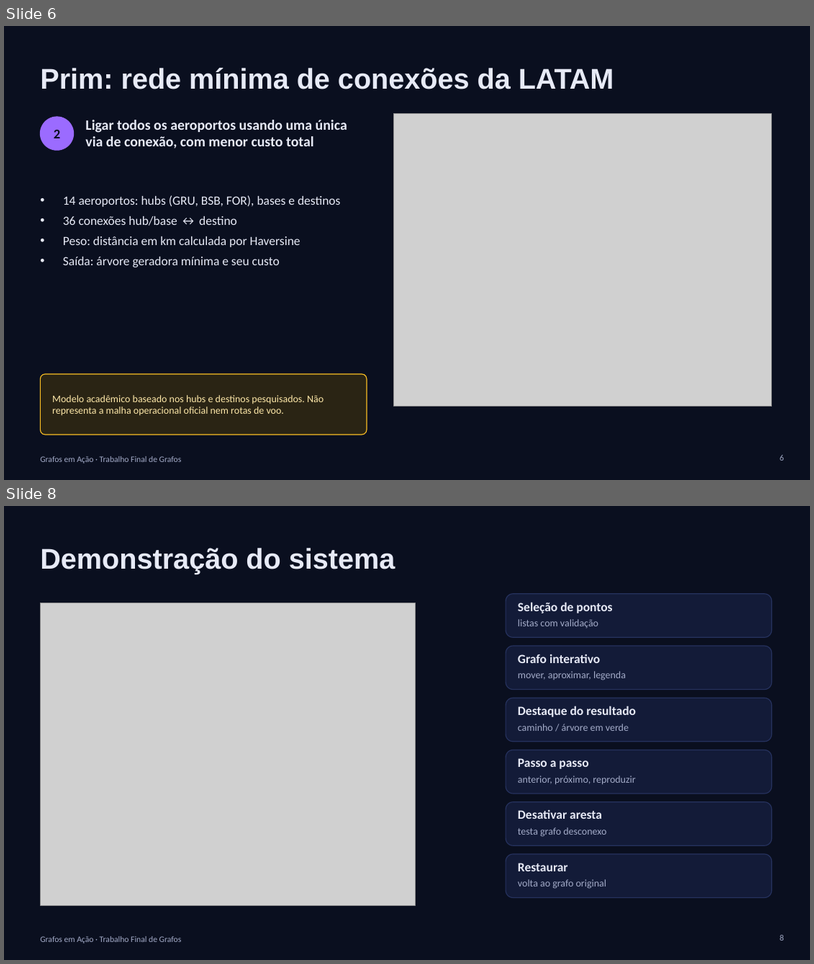
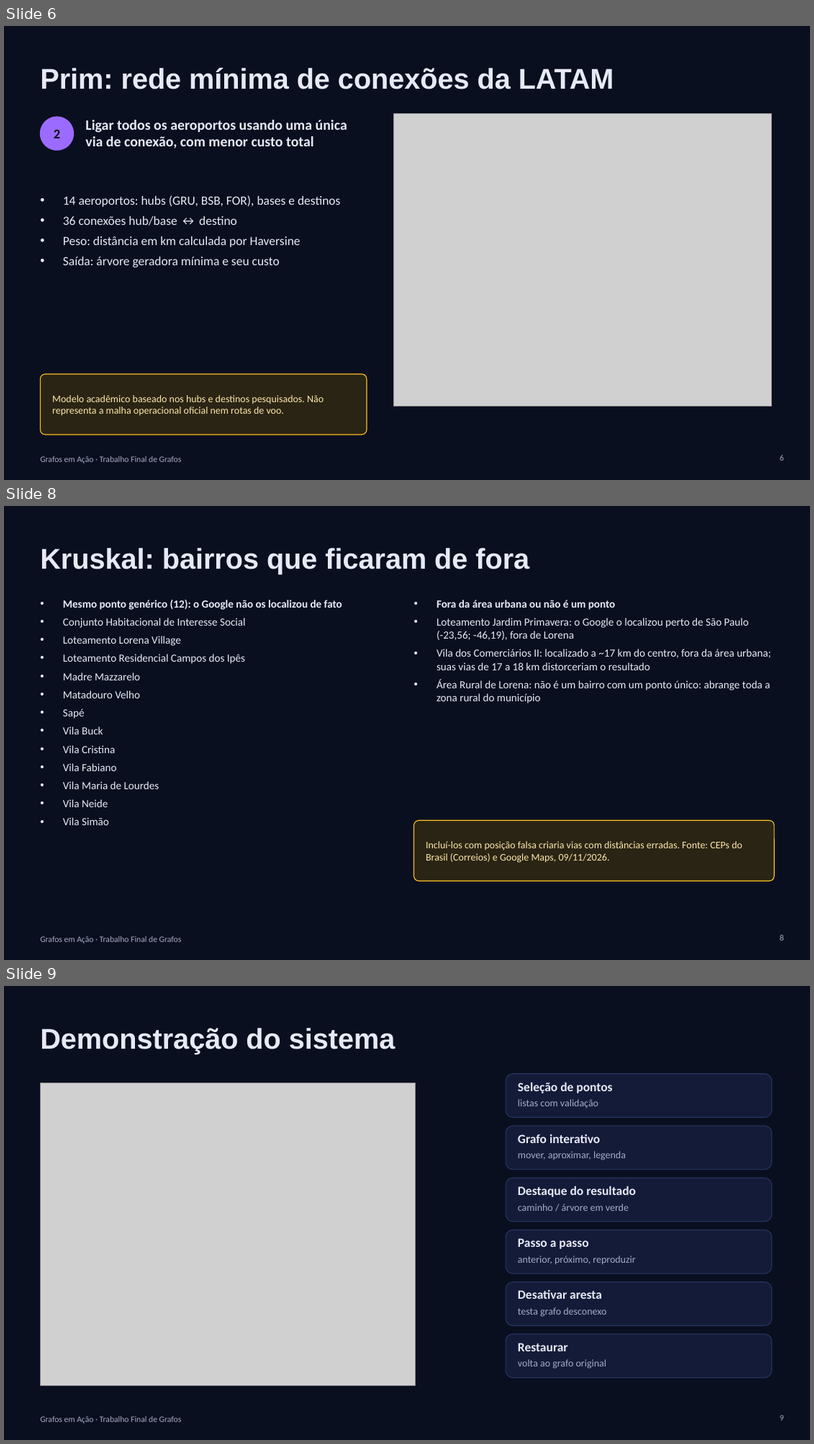
Before and after one commit to Martonidaz/Grafos-em-Acao, a slide deck: docs/Grafos_em_Acao_Apresentacao.pptx. Shown one above the other, each under a label of ours: slides 6 and 8 before the commit, slides 6, 8 and 9 after it; the slides between them are not shown. The pictures are 814x964 and 814x1444 pixels, drawn with LibreOffice and Linux fonts; fonts in the diff are those of the drawing; grey boxes stand for pictures. Boxes give left, top, right and bottom in pixels: in the first picture for what was removed or moved away, otherwise in the second. Text is boxed around its words. In the diff, an @@ line names an element or a change of style, - is before the commit and + after.

```diff
--- a/docs/Grafos_em_Acao_Apresentacao.pptx
+++ b/docs/Grafos_em_Acao_Apresentacao.pptx
@@ slide 8 added at [4, 506, 810, 960], background #0A0F1F; not listed: 1 template element that a slide beside it also shows @@
@@ title added at [40, 548, 530, 574], 34 pt, text #E7EAF6, bold @@
+Kruskal: bairros que ficaram de fora
@@ text added at [63, 600, 342, 825], 13 pt, text #E7EAF6 @@
+• Mesmo ponto genérico (12): o Google não os localizou de fato
+• Conjunto Habitacional de Interesse Social
+• Loteamento Lorena Village
+• Loteamento Residencial Campos dos Ipês
+• Madre Mazzarelo
+• Matadouro Velho
+• Sapé
+• Vila Buck
+• Vila Cristina
+• Vila Fabiano
+• Vila Maria de Lourdes
+• Vila Neide
+• Vila Simão
@@ text added at [437, 600, 772, 703], 13 pt, text #E7EAF6 @@
+• Fora da área urbana ou não é um ponto
+• Loteamento Jardim Primavera: o Google o localizou perto de São Paulo (-23,56; -46,19), fora de Lorena
+• Vila dos Comerciários II: localizado a ~17 km do centro, fora da área urbana; suas vias de 17 a 18 km distorceriam o resultado
+• Área Rural de Lorena: não é um bairro com um ponto único: abrange toda a zona rural do município
@@ rounded rectangle added at [414, 820, 774, 880], fill #2A2414, outline #FBBF24 1 pt @@
@@ text added at [426, 841, 743, 862], 12 pt, text #FDE7A8 @@
+Incluí-los com posição falsa criaria vias com distâncias erradas. Fonte: CEPs do Brasil (Correios) e Google Maps, 09/11/2026.
@@ page number added at [780, 934, 784, 940], 10 pt, text #A3ABC8 @@
+8
@@ what was slide 8 is now slide 9 @@
@@ page number at [780, 1414, 784, 1420]: text changed @@
-8
+9
```
Also in this commit, not shown: 1 slide changed, 4 other files.
